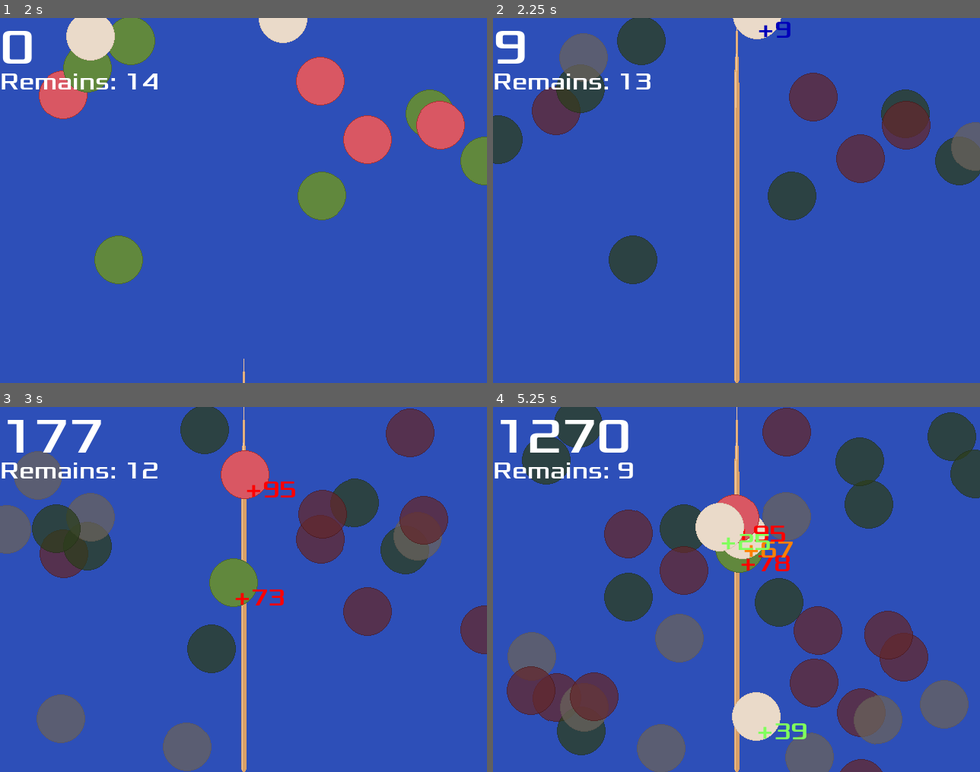
Above: before the commit, frames 1-4 (two rows, left to right).
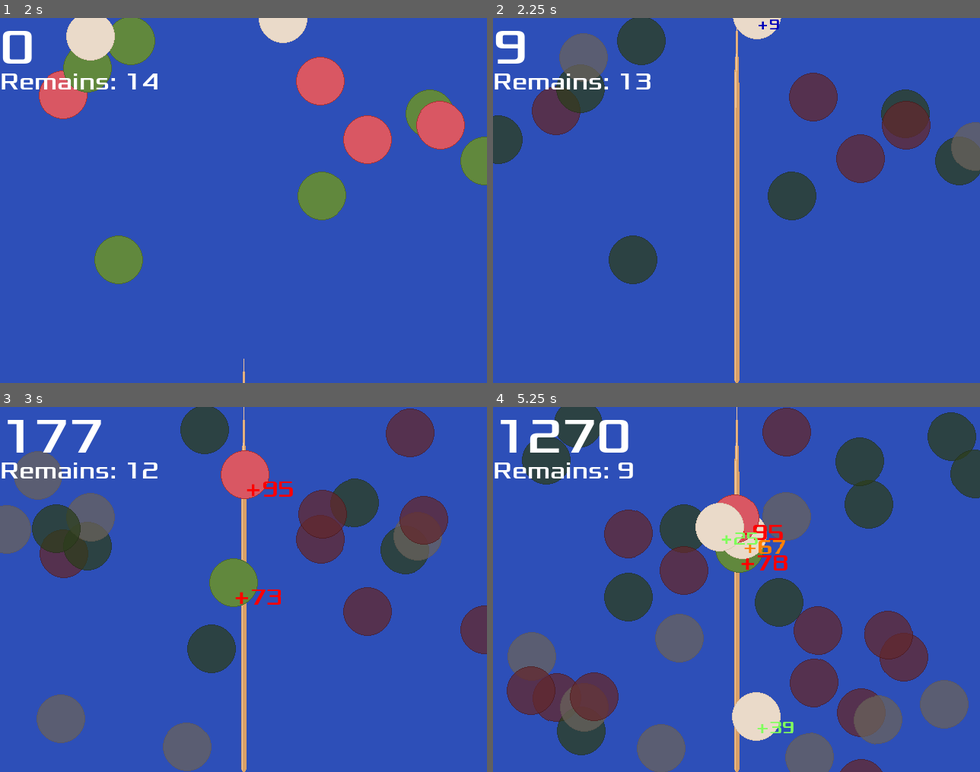
Above: after the commit, the same moments.

Repository: zundouz/ldjam54_odango
Game: Godot game, scene res://main.tscn
Same seed, same stepped clock (60 frames per second), same inputs: the game is played once before the commit and once after it.
Inputs (mouse positions are in pixels of both pictures, inside the frame that each line leads up to):
- Up to frame 1 (2 s): tap Space (space) at 0.5 s; move the mouse to (350, 182) at 0.52 s; hold Up (move_up) 0.53-1.28 s; tap Enter (enter) at 0.6, 1.35 s; move the mouse to (146, 218) at 1.27 s
- Up to frame 2 (2.25 s): move the mouse to (785, 120) at 2.02 s; hold Up (move_up) from 2.03 s (still down); click (785, 120) at 2.1 s
- Up to frame 3 (3 s): keep holding Up (move_up); tap Enter (enter) at 2.3 s; move the mouse to (219, 662) at 2.77 s; tap Space (space) at 2.85 s
- Up to frame 4 (5.25 s): tap Enter (enter) at 3.05, 3.8, 4.35, 5.1 s; move the mouse to (882, 644) at 3.52 s; release Up (move_up) at 3.53 s; tap W (w_key) at 3.6 s; move the mouse to (590, 534) at 4.27 s; move the mouse to (760, 589) at 5.02 s

Frame 1 is identical in both runs. In frame 2, 0.1% of the frame differs, in the area x 54-62%, y 0-6%; in frame 3, 0.3%; in frame 4, 1.0%, in the area x 46-65%, y 32-92%.

Commit message:
feat: 点数に応じてUIの大きさ変更する

Diff:
--- a/odango.gd
+++ b/odango.gd
@@ -94,11 +94,15 @@
 	# 色変化。center_bonus は団子を真ん中に仕留めて36。最低値は0
 	if center_bonus <= 5:
 		center_bonus_label_instance.modulate = Color(0.0, 0.0, 1.0, 1.0)
+		center_bonus_label_instance.scale = Vector2(0.65, 0.65)
 	elif center_bonus > 5 and center_bonus <= 15:
 		center_bonus_label_instance.modulate = Color(0.5, 1.0, 0.5, 1.0)
+		center_bonus_label_instance.scale = Vector2(0.75, 0.75)
 	elif center_bonus > 15 and center_bonus <= 25:
+		center_bonus_label_instance.scale = Vector2(0.85, 0.85)
 		center_bonus_label_instance.modulate = Color(1.0, 0.5, 0.0, 1.0)
 	elif center_bonus > 25 and center_bonus <= 34:
+		center_bonus_label_instance.scale = Vector2(0.95, 0.95)
 		center_bonus_label_instance.modulate = Color(1.0, 0.0, 0.0, 1.0)
 	elif center_bonus > 34:
 		center_bonus_label_instance.modulate = Color(1.0, 0.0, 0.0, 1.0)
